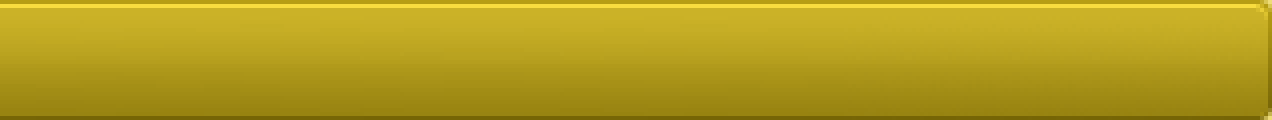
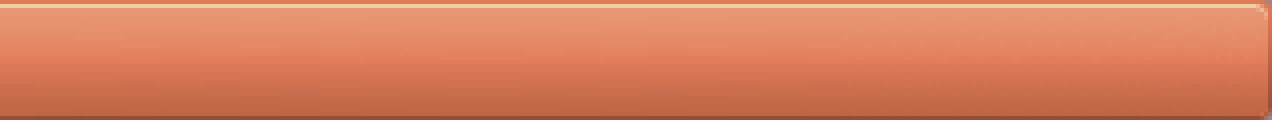
Comparing the layer stacks of the two 1272px x 120px images. Changes:
"Calque 1": opacity 100% → 80%, painted on it over <box>0,0,1272,120</box>
